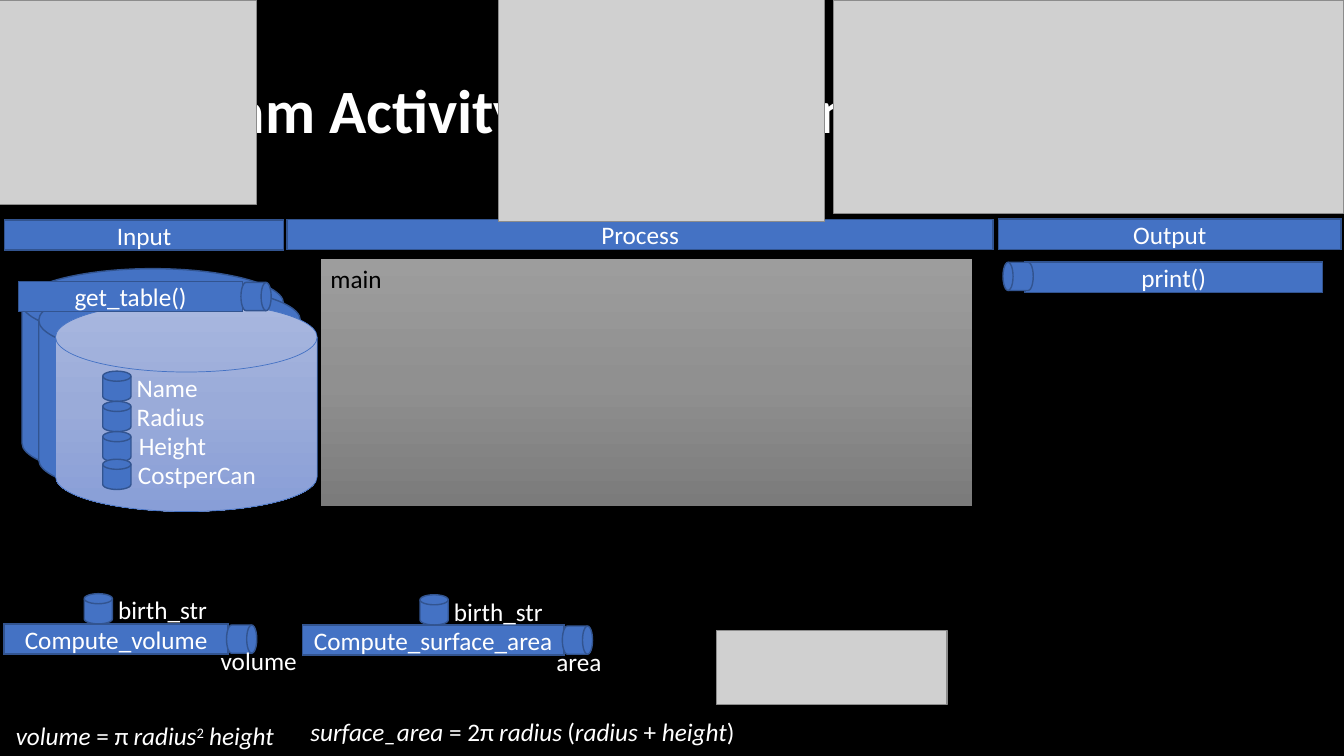
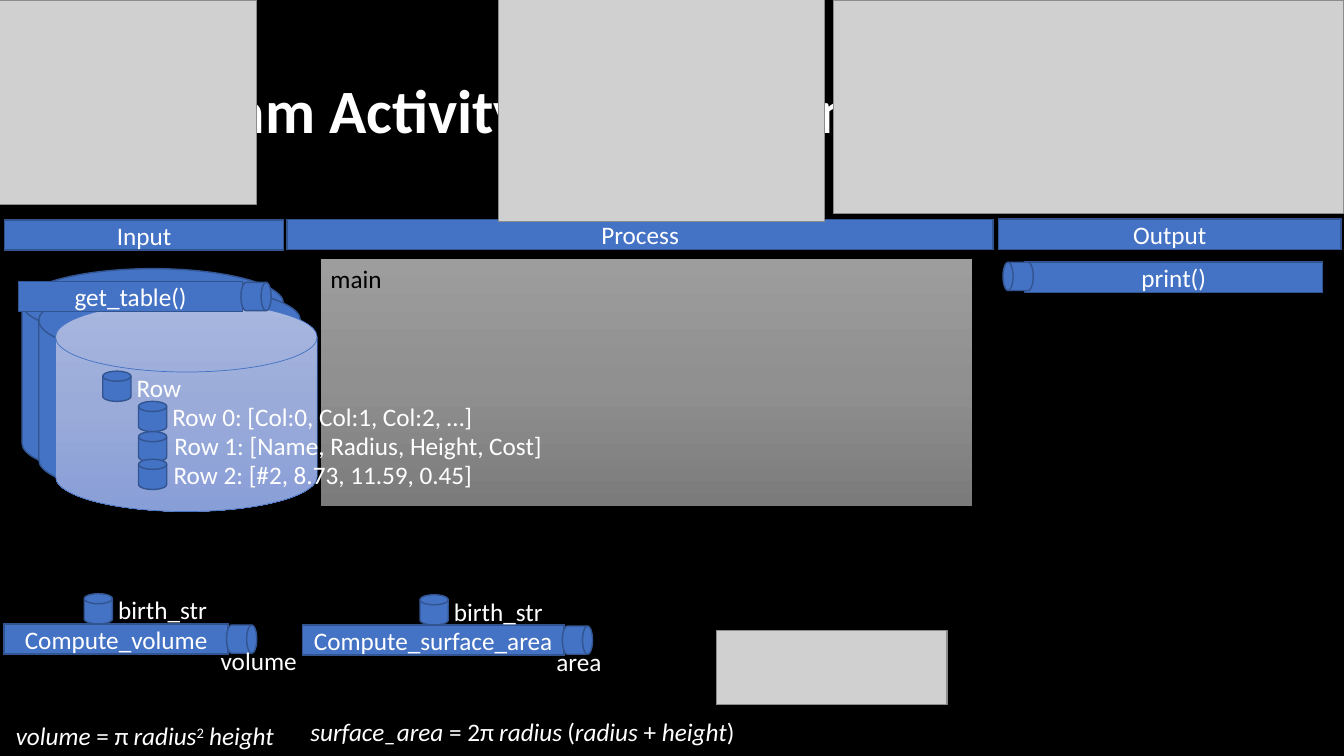
Before and after one commit to BroClements/CSE111ProgwFunctions, a slide deck: slide 28 of CSE111W04_FunctionDetails.pptx. Drawn at 1344x756 pixels with LibreOffice and Linux fonts; fonts in the diff are those of the drawing; grey boxes stand for pictures. Boxes give left, top, right and bottom in pixels: in the first picture for what was removed or moved away, otherwise in the second. Text is boxed around its words. In the diff, an @@ line names an element or a change of style, - is before the commit and + after.

```diff
--- a/CSE111W04_FunctionDetails.pptx
+++ b/CSE111W04_FunctionDetails.pptx
@@ text at box(137, 381, 181, 403): text changed @@
-Name
+Row
@@ text removed at box(137, 408, 205, 426) @@
-Radius
@@ text added at box(172, 405, 441, 432), 18 pt, text #FFFFFF @@
+Row 0: [Col:0, Col:1, Col:2, …]
@@ text removed at box(139, 437, 206, 459) @@
-Height
@@ text added at box(174, 435, 541, 462), 18 pt, text #FFFFFF @@
+Row 1: [Name, Radius, Height, Cost]
@@ 3 cylinders: place and size @@
-3 cylinders at box(103, 401, 131, 490)
+3 cylinders at box(138, 401, 166, 490)
@@ text removed at box(138, 468, 256, 488) @@
-CostperCan
@@ text added at box(174, 463, 472, 490), 18 pt, text #FFFFFF @@
+Row 2: [#2, 8.73, 11.59, 0.45]
```
Also in this commit, not shown: 6 other slides changed, 1 slide added, 4 other files.
